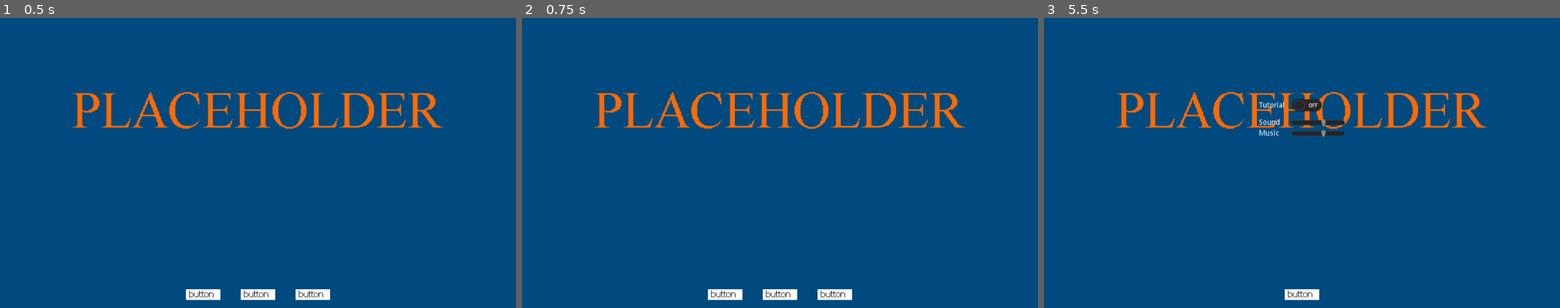
Above: before the commit, frames 1-3 (left to right).
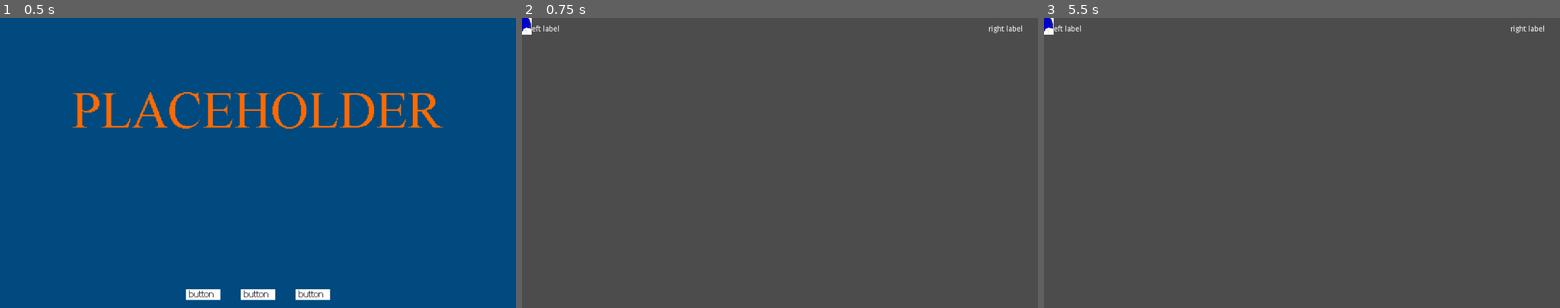
Above: after the commit, the same moments.

Repository: alpacanumerals/LD51
Game: Godot game, scene res://Title.tscn
The game is run twice, just before and just after one commit, with the same random seed, the same clock (stepped at 60 frames per second) and the same inputs.
Inputs (mouse positions are in pixels of both pictures, inside the frame that each line leads up to):
- Up to frame 1 (0.5 s): no input
- Up to frame 2 (0.75 s): click (723, 293) at 0.5 s
- Up to frame 3 (5.5 s): click (1245, 293) at 1.27 s; click (1358, 293) at 2.02 s; click (1358, 293) at 2.77 s; click (1245, 293) at 3.52 s; click (1358, 293) at 4.27 s; click (1302, 293) at 5.02 s

Frame 1 is identical in both runs. In frame 2, 100% of the frame differs, in the area x 0-100%, y 0-100%; in frame 3, 100%.

Commit message:
player scene start

Diff:
--- a/Title.tscn
+++ b/Title.tscn
@@ -75,5 +75,6 @@
 margin_bottom = 20.0
 texture_normal = ExtResource( 2 )
 
+[connection signal="pressed" from="MarginContainer/VBoxContainer/CenterContainer/HBoxContainer/NewGameButton" to="." method="_on_NewGameButton_pressed"]
 [connection signal="pressed" from="MarginContainer/VBoxContainer/CenterContainer/HBoxContainer/OptionsButton" to="." method="_on_OptionsButton_pressed"]
 [connection signal="pressed" from="MarginContainer/VBoxContainer/CenterContainer/HBoxContainer/FullScreenButton" to="." method="_on_FullScreenButton_pressed"]
--- a/TitleScreen.gd
+++ b/TitleScreen.gd
@@ -17,3 +17,7 @@
         OS.set_window_fullscreen(true)
     else:
         OS.set_window_fullscreen(false)
+
+func _on_NewGameButton_pressed():
+    switcher.playClick()
+    switcher.switchScene("res://level/Game.tscn")
--- a/level/Game.tscn
+++ b/level/Game.tscn
@@ -1,4 +1,6 @@
-[gd_scene format=2]
+[gd_scene load_steps=2 format=2]
+
+[ext_resource path="res://player/Player.tscn" type="PackedScene" id=1]
 
 [node name="GameRoot" type="Node"]
 
@@ -14,10 +16,15 @@
 margin_right = 932.0
 margin_bottom = 512.0
 
-[node name="Left Bar" type="Control" parent="MarginContainer/HBoxContainer"]
+[node name="Left Bar" type="VBoxContainer" parent="MarginContainer/HBoxContainer"]
 margin_right = 78.0
 margin_bottom = 512.0
 size_flags_horizontal = 3
+
+[node name="Label" type="Label" parent="MarginContainer/HBoxContainer/Left Bar"]
+margin_right = 78.0
+margin_bottom = 14.0
+text = "left label"
 
 [node name="Play Area" type="Control" parent="MarginContainer/HBoxContainer"]
 margin_left = 82.0
@@ -25,8 +32,19 @@
 margin_bottom = 512.0
 rect_min_size = Vector2( 768, 512 )
 
-[node name="Right Bar" type="Control" parent="MarginContainer/HBoxContainer"]
+[node name="TileMap" type="TileMap" parent="MarginContainer/HBoxContainer/Play Area"]
+cell_size = Vector2( 32, 32 )
+format = 1
+
+[node name="PlayerRoot" parent="MarginContainer/HBoxContainer/Play Area" instance=ExtResource( 1 )]
+
+[node name="Right Bar" type="VBoxContainer" parent="MarginContainer/HBoxContainer"]
 margin_left = 854.0
 margin_right = 932.0
 margin_bottom = 512.0
 size_flags_horizontal = 3
+
+[node name="Label" type="Label" parent="MarginContainer/HBoxContainer/Right Bar"]
+margin_right = 78.0
+margin_bottom = 14.0
+text = "right label"
--- a/player/Player.tscn
+++ b/player/Player.tscn
@@ -1,10 +1,39 @@
-[gd_scene load_steps=2 format=2]
+[gd_scene load_steps=16 format=2]
 
-[sub_resource type="CircleShape2D" id=1]
+[ext_resource path="res://sprites/witch_bl/witch_bl_03.png" type="Texture" id=1]
+[ext_resource path="res://sprites/witch_bl/witch_bl_04.png" type="Texture" id=2]
+[ext_resource path="res://sprites/witch_bl/witch_bl_05.png" type="Texture" id=3]
+[ext_resource path="res://sprites/witch_bl/witch_bl_08.png" type="Texture" id=4]
+[ext_resource path="res://sprites/witch_bl/witch_bl_06.png" type="Texture" id=5]
+[ext_resource path="res://sprites/witch_bl/witch_bl_12.png" type="Texture" id=6]
+[ext_resource path="res://sprites/witch_bl/witch_bl_09.png" type="Texture" id=7]
+[ext_resource path="res://sprites/witch_bl/witch_bl_07.png" type="Texture" id=8]
+[ext_resource path="res://sprites/witch_bl/witch_bl_11.png" type="Texture" id=9]
+[ext_resource path="res://sprites/witch_bl/witch_bl_10.png" type="Texture" id=10]
+[ext_resource path="res://sprites/witch_bl/witch_bl_02.png" type="Texture" id=11]
+[ext_resource path="res://sprites/witch_bl/witch_bl_01.png" type="Texture" id=12]
+[ext_resource path="res://player/player.gd" type="Script" id=13]
+
+[sub_resource type="SpriteFrames" id=1]
+animations = [ {
+"frames": [ ExtResource( 12 ), ExtResource( 11 ), ExtResource( 1 ), ExtResource( 2 ), ExtResource( 3 ), ExtResource( 5 ), ExtResource( 8 ), ExtResource( 4 ), ExtResource( 7 ), ExtResource( 10 ), ExtResource( 9 ), ExtResource( 6 ) ],
+"loop": true,
+"name": "back_left",
+"speed": 5.0
+} ]
+
+[sub_resource type="CapsuleShape2D" id=2]
+radius = 9.0
+height = 36.0
 
 [node name="PlayerRoot" type="Node"]
+script = ExtResource( 13 )
 
 [node name="KinematicBody2D" type="KinematicBody2D" parent="."]
 
+[node name="AnimatedSprite" type="AnimatedSprite" parent="KinematicBody2D"]
+frames = SubResource( 1 )
+animation = "back_left"
+
 [node name="CollisionShape2D" type="CollisionShape2D" parent="KinematicBody2D"]
-shape = SubResource( 1 )
+shape = SubResource( 2 )
--- /dev/null
+++ b/player/player.gd
@@ -0,0 +1,11 @@
+extends Node
+
+export var speed = 400
+
+
+# Called when the node enters the scene tree for the first time.
+func _ready():
+    pass # Replace with function body.
+
+func _physics_process(delta):
+    pass
